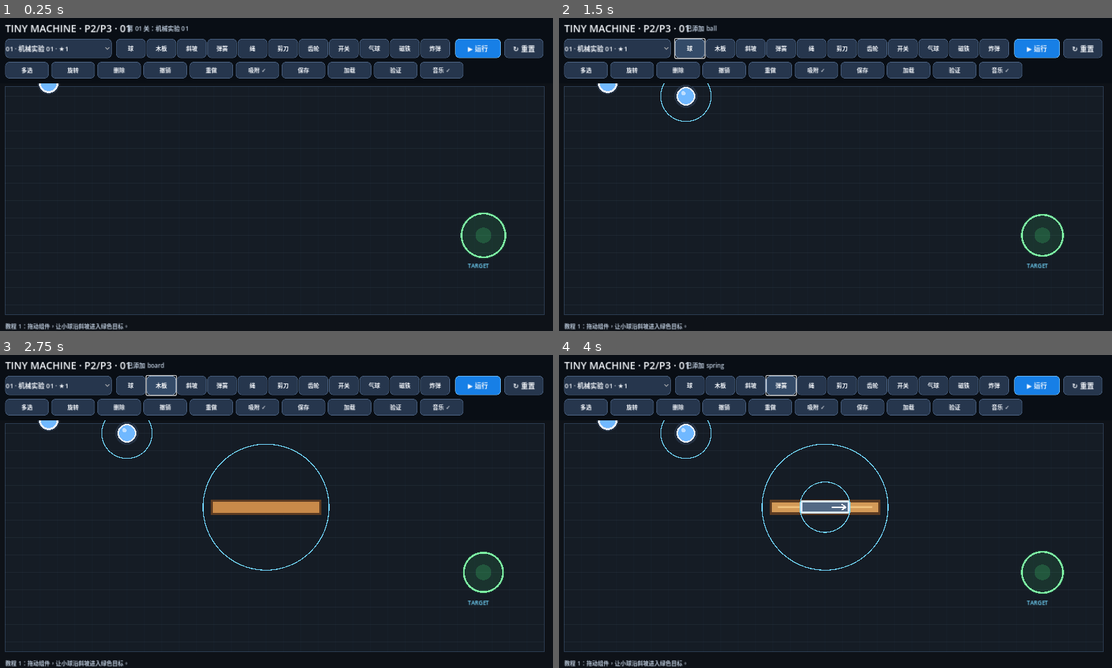
Above: before the commit, frames 1-4 (two rows, left to right).
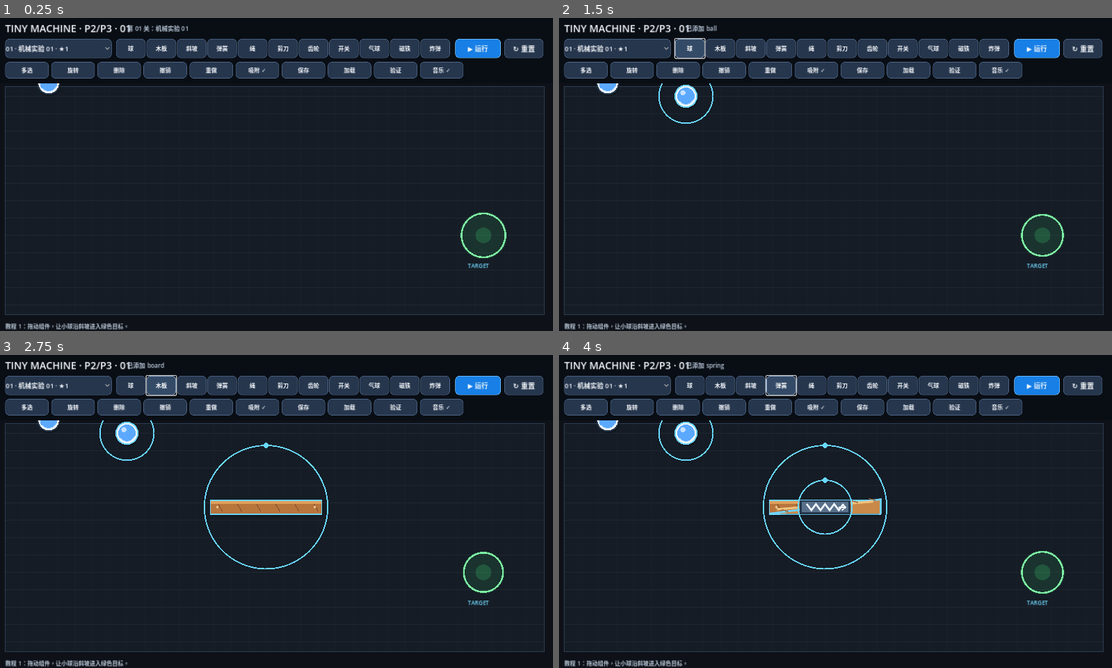
Above: after the commit, the same moments.

Repository: passwall787-del/tiny-machine
Game: Godot game, scene res://main.tscn
Same seed, same stepped clock (60 frames per second), same inputs: the game is played once before the commit and once after it.
Inputs:
- Up to frame 1 (0.25 s): no input
- Up to frame 2 (1.5 s): click "01 · 机械实验 01 · ★1" at 0.5 s; click "球" at 1.25 s
- Up to frame 3 (2.75 s): click "木板" at 2 s
- Up to frame 4 (4 s): click "斜坡" at 2.75 s; click "弹簧" at 3.5 s

The runs differ from the first frame. In frame 1, less than 0.1% of the frame differs, in the area x 6-11%, y 20-25%; in frame 2, 0.3%; in frame 3, 1.1%; in frame 4, 1.6%, in the area x 6-60%, y 20-69%.
Error before the commit: Invalid assignment of property or key 'editable' with value of type 'bool' on a base object of type 'RigidBody2D (MachineComponent)'. (res://level_runtime.gd:3…

Commit message:
art: improve component rendering and make launch ball non-editable

Diff:
--- a/machine_component.gd
+++ b/machine_component.gd
@@ -13,6 +13,7 @@
 var triggered := false
 var cut := false
 var spent := false
+var editable := true
 var spin_speed := 2.8
 
 func setup(kind: String, owner: Node, editor_node: Node, pos: Vector2, rot: float) -> void:
@@ -26,18 +27,18 @@
     var node: Node = self
     if node is CollisionObject2D:
         var collider: CollisionObject2D = node
-        collider.input_pickable = true
+        collider.input_pickable = editable
     queue_redraw()
 
 func _ready() -> void:
     var node: Node = self
     if node is CollisionObject2D:
         var collider: CollisionObject2D = node
-        collider.input_pickable = true
+        collider.input_pickable = editable
     queue_redraw()
 
 func _is_editing() -> bool:
-    return editor != null and editor.has_method("is_editing") and editor.is_editing()
+    return editable and editor != null and editor.has_method("is_editing") and editor.is_editing()
 
 func _input_event(_viewport: Viewport, event: InputEvent, _shape_idx: int) -> void:
     if not _is_editing(): return
@@ -114,74 +115,111 @@
         queue_redraw()
 
 func _draw() -> void:
-    var selected: bool = false
+    var selected := false
     if editor != null and editor.has_method("is_piece_selected"):
         selected = bool(editor.is_piece_selected(self)) and _is_editing()
-    var outline := 5.0 if selected else 3.0
+    var outline := Color("#6ed5ff") if selected else Color("#25374a")
+    var shadow := Color(0, 0, 0, 0.22)
+
     match piece_type:
         "ball":
-            draw_circle(Vector2.ZERO, 24.0, Color("#e7edf5"))
-            draw_circle(Vector2.ZERO, 18.0, Color("#70b8ff"))
-            draw_circle(Vector2(-6, -7), 5.0, Color(1, 1, 1, 0.55))
-            draw_arc(Vector2.ZERO, 24.0, 0, TAU, 48, Color("#243041"), outline)
+            draw_circle(Vector2(3, 5), 25, shadow)
+            draw_circle(Vector2.ZERO, 25, Color("#f4f7fb"))
+            draw_circle(Vector2.ZERO, 20, Color("#5ba9ff"))
+            draw_circle(Vector2(-7, -8), 6, Color(1, 1, 1, 0.65))
+            draw_arc(Vector2.ZERO, 25, 0, TAU, 48, outline, 3)
+            draw_arc(Vector2.ZERO, 19, 0.35, 2.5, 32, Color("#c8e5ff"), 2)
         "board":
-            var rect := Rect2(-125, -15, 250, 30)
-            draw_rect(rect, Color("#c88a4a"), true)
-            draw_rect(rect, Color("#5c3b22"), false, outline)
+            var rect := Rect2(-128, -16, 256, 32)
+            draw_rect(Rect2(rect.position + Vector2(4, 5), rect.size), shadow, true)
+            draw_rect(rect, Color("#b8753c"), true)
+            draw_rect(Rect2(-128, -16, 256, 8), Color("#e0a05d"), true)
+            for x in range(-110, 111, 44): draw_line(Vector2(x, -7), Vector2(x + 10, 10), Color("#8d552f"), 2)
+            draw_rect(rect, outline, false, 3)
+            draw_circle(Vector2(-112, 0), 3, Color("#e8c18e"))
+            draw_circle(Vector2(112, 0), 3, Color("#e8c18e"))
         "slope":
-            var slope_rect := Rect2(-125, -14, 250, 28)
-            draw_rect(slope_rect, Color("#d39a58"), true)
-            draw_rect(slope_rect, Color("#5c3b22"), false, outline)
-            draw_line(Vector2(-108, 0), Vector2(108, 0), Color("#f0c17d"), 3, true)
+            var poly := PackedVector2Array([Vector2(-128, 15), Vector2(128, -18), Vector2(128, 15)])
+            draw_colored_polygon(PackedVector2Array([Vector2(-124, 20),Vector2(124,-13),Vector2(124,20)]), shadow)
+            draw_colored_polygon(poly, Color("#c98948"))
+            draw_polyline(poly, outline, 3, true)
+            draw_line(Vector2(-110, 5), Vector2(110, -13), Color("#f1c27e"), 4, true)
+            for x in range(-100, 101, 40): draw_line(Vector2(x, 7 - (x + 110) * 0.13), Vector2(x + 16, 12 - (x + 110) * 0.13), Color("#9d5f32"), 2)
         "spring":
-            var spring_color := Color("#45a4ff") if active else Color("#536a85")
-            draw_rect(Rect2(-55, -13, 110, 26), spring_color, true)
-            draw_rect(Rect2(-55, -13, 110, 26), Color("#d9e8f7"), false, outline)
-            draw_line(Vector2(15, 0), Vector2(48, 0), Color.WHITE, 3)
-            draw_line(Vector2(48, 0), Vector2(38, -7), Color.WHITE, 3)
-            draw_line(Vector2(48, 0), Vector2(38, 7), Color.WHITE, 3)
+            var base := Color("#3f9dff") if active else Color("#59708a")
+            draw_rect(Rect2(-58, -16, 116, 32), shadow, true)
+            draw_rect(Rect2(-58, -16, 116, 32), Color("#25364b"), true)
+            draw_rect(Rect2(-54, -12, 108, 24), base, true)
+            var points := PackedVector2Array()
+            for i in range(9):
+                var px := -42.0 + float(i) * 10.5
+                var py := -7.0 if i % 2 == 0 else 7.0
+                points.append(Vector2(px, py))
+            draw_polyline(points, Color("#f3f8ff"), 3, true)
+            draw_line(Vector2(32, 0), Vector2(48, 0), Color("#f3f8ff"), 3)
+            draw_line(Vector2(48, 0), Vector2(39, -7), Color("#f3f8ff"), 3)
+            draw_line(Vector2(48, 0), Vector2(39, 7), Color("#f3f8ff"), 3)
         "rope":
-            var rope_color := Color("#f1b84b") if not cut else Color("#9b4d4d")
+            var rope_color := Color("#e5a53f") if not cut else Color("#92565a")
             if not cut:
-                draw_line(Vector2(-90, 0), Vector2(90, 0), rope_color, 8, true)
+                draw_line(Vector2(-92, 0), Vector2(92, 0), shadow, 10, true)
+                draw_line(Vector2(-92, 0), Vector2(92, 0), rope_color, 7, true)
+                for x in range(-80, 81, 24): draw_arc(Vector2(x, 0), 7, 0, PI, 8, Color("#f7ca70"), 2)
             else:
-                draw_line(Vector2(-90, 0), Vector2(-14, 0), rope_color, 8, true)
-                draw_line(Vector2(14, 0), Vector2(90, 0), rope_color, 8, true)
-                draw_circle(Vector2.ZERO, 10, Color("#e85d5d"))
+                draw_line(Vector2(-92, 0), Vector2(-16, 0), rope_color, 7, true)
+                draw_line(Vector2(16, 0), Vector2(92, 0), rope_color, 7, true)
+                draw_circle(Vector2.ZERO, 9, Color("#ef6868"))
         "scissors":
-            draw_line(Vector2(-34, -11), Vector2(34, 11), Color("#d9e3ee"), 7, true)
-            draw_line(Vector2(-34, 11), Vector2(34, -11), Color("#d9e3ee"), 7, true)
-            draw_circle(Vector2(-32, -14), 12, Color("#e17b6c"), false, 4)
-            draw_circle(Vector2(-32, 14), 12, Color("#e17b6c"), false, 4)
-            if triggered: draw_arc(Vector2.ZERO, 50, -0.4, 0.4, 20, Color("#ff6f61"), 4)
+            draw_circle(Vector2(-31, -14), 14, Color("#e77e72"), false, 5)
+            draw_circle(Vector2(-31, 14), 14, Color("#e77e72"), false, 5)
+            draw_line(Vector2(-22, -9), Vector2(40, 17), Color("#dfe9f4"), 7, true)
+            draw_line(Vector2(-22, 9), Vector2(40, -17), Color("#dfe9f4"), 7, true)
+            draw_line(Vector2(40, 17), Vector2(23, 11), Color("#91a6bb"), 2)
+            draw_line(Vector2(40, -17), Vector2(23, -11), Color("#91a6bb"), 2)
+            if triggered: draw_arc(Vector2(15, 0), 34, -0.55, 0.55, 20, Color("#ff7066"), 4)
         "gear":
-            var gear_color := Color("#4da7ff") if active else Color("#6f91b6")
-            draw_circle(Vector2.ZERO, 38, gear_color)
+            var gear_color := Color("#4fa9ff") if active else Color("#6f8ca8")
+            draw_circle(Vector2(3, 4), 42, shadow)
             for i in range(12):
-                var angle := TAU * float(i) / 12.0
-                draw_line(Vector2.RIGHT.rotated(angle) * 34.0, Vector2.RIGHT.rotated(angle) * 48.0, gear_color, 9, true)
-            draw_circle(Vector2.ZERO, 12, Color("#172131"))
-            draw_circle(Vector2.ZERO, 5, Color("#dce8f5"))
+                var a := TAU * float(i) / 12.0
+                draw_line(Vector2.RIGHT.rotated(a) * 34, Vector2.RIGHT.rotated(a) * 49, gear_color, 10, true)
+            draw_circle(Vector2.ZERO, 39, gear_color)
+            draw_circle(Vector2.ZERO, 14, Color("#172434"))
+            draw_circle(Vector2.ZERO, 6, Color("#e6f0fb"))
+            draw_arc(Vector2.ZERO, 28, -1.8, 0.2, 24, Color(1, 1, 1, 0.28), 3)
         "switch":
-            var switch_color := Color("#4bd58a") if active else Color("#68768a")
-            draw_rect(Rect2(-55, -14, 110, 28), switch_color, true)
-            draw_rect(Rect2(-55, -14, 110, 28), Color("#e6eef6"), false, outline)
-            draw_string(ThemeDB.fallback_font, Vector2(-17, 5), "ON" if active else "OFF", HORIZONTAL_ALIGNMENT_LEFT, -1, 12, Color.WHITE)
+            var switch_color := Color("#49d88a") if active else Color("#718097")
+            draw_rect(Rect2(-59, -18, 118, 36), shadow, true)
+            draw_rect(Rect2(-59, -18, 118, 36), Color("#243447"), true)
+            draw_rect(Rect2(-54, -13, 108, 26), switch_color, true)
+            draw_circle(Vector2(34, 0), 9, Color("#effff5") if active else Color("#b7c3d0"))
+            draw_line(Vector2(-15, 0), Vector2(12, -14 if not active else 14), Color("#f5f8fb"), 5, true)
+            draw_string(ThemeDB.fallback_font, Vector2(-43, 5), "ON" if active else "OFF", HORIZONTAL_ALIGNMENT_LEFT, -1, 11, Color("#10202e"))
         "balloon":
-            draw_circle(Vector2.ZERO, 28, Color("#ff8a9a"))
-            draw_circle(Vector2(-8, -9), 7, Color(1, 1, 1, 0.28))
-            draw_line(Vector2(0, 28), Vector2(0, 58), Color("#d9e0e8"), 2)
+            draw_line(Vector2(0, 28), Vector2(0, 68), Color("#dce5ef"), 2)
+            draw_circle(Vector2(0, 2), 30, shadow)
+            draw_circle(Vector2.ZERO, 30, Color("#ff748e"))
+            draw_circle(Vector2(-9, -10), 8, Color(1, 1, 1, 0.28))
+            draw_circle(Vector2(0, 31), 4, Color("#e45b78"))
         "magnet":
-            var magnet_color := Color("#ff6878") if active else Color("#7f8794")
-            draw_arc(Vector2.ZERO, 34, 0, PI, 24, magnet_color, 10)
-            draw_line(Vector2(-34, 0), Vector2(-34, -20), magnet_color, 10)
-            draw_line(Vector2(34, 0), Vector2(34, -20), Color("#65aaff"), 10)
-            draw_arc(Vector2.ZERO, 60, 0, TAU, 40, Color(1, 0.4, 0.5, 0.16), 2)
+            var red := Color("#ef6273") if active else Color("#9a6570")
+            var blue := Color("#5ca8ff")
+            draw_arc(Vector2.ZERO, 38, PI, TAU, 28, red, 11)
+            draw_line(Vector2(-38, 0), Vector2(-38, -22), red, 11, true)
+            draw_line(Vector2(38, 0), Vector2(38, -22), blue, 11, true)
+            draw_circle(Vector2(-38, -22), 6, Color("#f5f7fa"))
+            draw_circle(Vector2(38, -22), 6, Color("#f5f7fa"))
+            if active: draw_arc(Vector2.ZERO, 60, 0, TAU, 48, Color(0.95,0.35,0.45,0.14), 3)
         "bomb":
-            var bomb_color := Color("#e65c5c") if not spent else Color("#5b6572")
-            draw_circle(Vector2.ZERO, 30, bomb_color)
-            draw_line(Vector2(12, -24), Vector2(26, -38), Color("#e9d49a"), 6)
-            draw_circle(Vector2(28, -40), 6, Color("#ffd66b"))
+            var bomb_color := Color("#e45b5b") if not spent else Color("#6d7784")
+            draw_circle(Vector2(3, 5), 31, shadow)
+            draw_circle(Vector2.ZERO, 31, bomb_color)
+            draw_circle(Vector2(-8, -10), 7, Color(1, 1, 1, 0.2))
+            draw_line(Vector2(12, -24), Vector2(29, -41), Color("#e9d39c"), 6, true)
+            draw_circle(Vector2(32, -44), 7, Color("#ffd96c"))
+            draw_circle(Vector2(32, -44), 3, Color("#fff3c2"))
+
     if selected:
-        var radius := 145.0 if piece_type in ["board", "slope"] else 58.0
-        draw_arc(Vector2.ZERO, radius, 0, TAU, 64, Color("#72d8ff"), 2)
+        var radius := 142.0 if piece_type in ["board", "slope"] else 62.0
+        draw_arc(Vector2.ZERO, radius, 0, TAU, 64, Color("#69d8ff"), 3)
+        draw_circle(Vector2(0, -radius), 6, Color("#69d8ff"))
